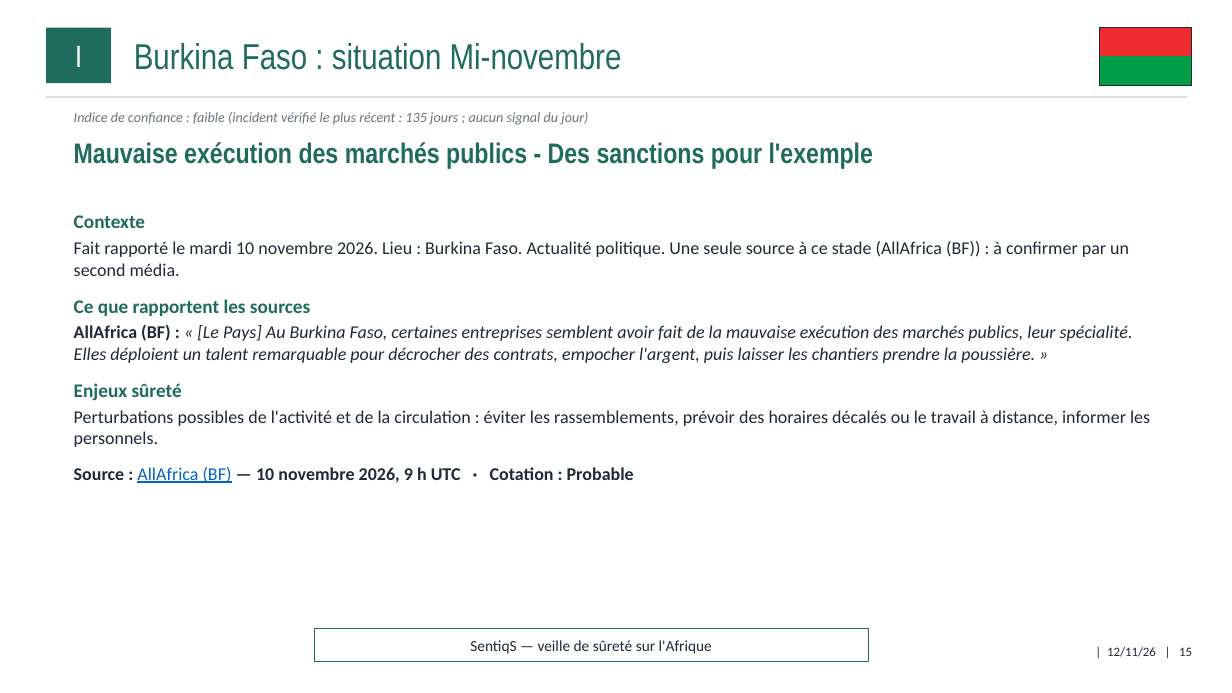
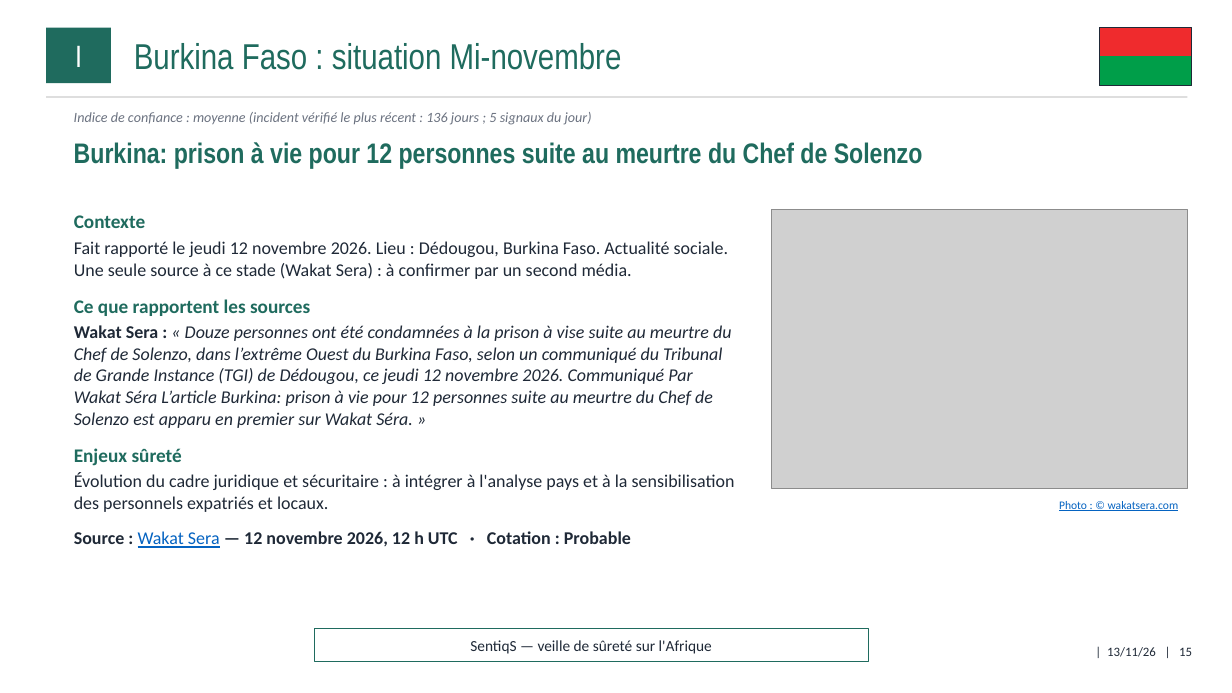
Before and after one commit to ytl1-ops/SentiqS, a slide deck: slide 15 of web/rapports/mensuel/2026-11.pptx. Drawn at 1232x693 pixels with LibreOffice and Linux fonts; fonts in the diff are those of the drawing; grey boxes stand for pictures. Boxes give left, top, right and bottom in pixels: in the first picture for what was removed or moved away, otherwise in the second. Text is boxed around its words. In the diff, an @@ line names an element or a change of style, - is before the commit and + after.

```diff
--- a/web/rapports/mensuel/2026-11.pptx
+++ b/web/rapports/mensuel/2026-11.pptx
@@ text at (x1=74, y1=112, x2=592, y2=125): text changed @@
-Indice de confiance : faible (incident vérifié le plus récent : 135 jours ; aucun signal du jour)
+Indice de confiance : moyenne (incident vérifié le plus récent : 136 jours ; 5 signaux du jour)
@@ text at (x1=74, y1=142, x2=923, y2=169): text changed @@
-Mauvaise exécution des marchés publics - Des sanctions pour l'exemple
+Burkina: prison à vie pour 12 personnes suite au meurtre du Chef de Solenzo
@@ picture added at (x1=772, y1=210, x2=1188, y2=489) @@
@@ text at (x1=74, y1=241, x2=729, y2=279): text changed @@
-Fait rapporté le mardi 10 novembre 2026. Lieu : Burkina Faso. Actualité politique. Une seule source à ce stade (AllAfrica (BF)) : à confirmer par un second média.
+Fait rapporté le jeudi 12 novembre 2026. Lieu : Dédougou, Burkina Faso. Actualité sociale. Une seule source à ce stade (Wakat Sera) : à confirmer par un second média.
@@ text at (x1=74, y1=325, x2=731, y2=428): text changed @@
-AllAfrica (BF) : « [Le Pays] Au Burkina Faso, certaines entreprises semblent avoir fait de la mauvaise exécution des marchés publics, leur spécialité. Elles déploient un talent remarquable pour décrocher des contrats, empocher l'argent, puis laisser les chantiers prendre la poussière. »
+Wakat Sera : « Douze personnes ont été condamnées à la prison à vise suite au meurtre du Chef de Solenzo, dans l’extrême Ouest du Burkina Faso, selon un communiqué du Tribunal de Grande Instance (TGI) de Dédougou, ce jeudi 12 novembre 2026. Communiqué Par Wakat Séra L’article Burkina: prison à vie pour 12 personnes suite au meurtre du Chef de Solenzo est apparu en premier sur Wakat Séra. »
@@ text at (x1=74, y1=473, x2=735, y2=548): text changed @@
-Perturbations possibles de l'activité et de la circulation : éviter les rassemblements, prévoir des horaires décalés ou le travail à distance, informer les personnels.
-Source : AllAfrica (BF) — 10 novembre 2026, 9 h UTC · Cotation : Probable
+Évolution du cadre juridique et sécuritaire : à intégrer à l'analyse pays et à la sensibilisation des personnels expatriés et locaux.
+Source : Wakat Sera — 12 novembre 2026, 12 h UTC · Cotation : Probable
@@ text added at (x1=1059, y1=501, x2=1179, y2=511), 9 pt, text #0563C1, underline @@
+Photo : © wakatsera.com
@@ text at (x1=1107, y1=647, x2=1192, y2=657): text changed @@
-| 12/11/26 | 15
+| 13/11/26 | 15
```
Also in this commit, not shown: 40 other slides changed, 1 slide added, 11 other files.
